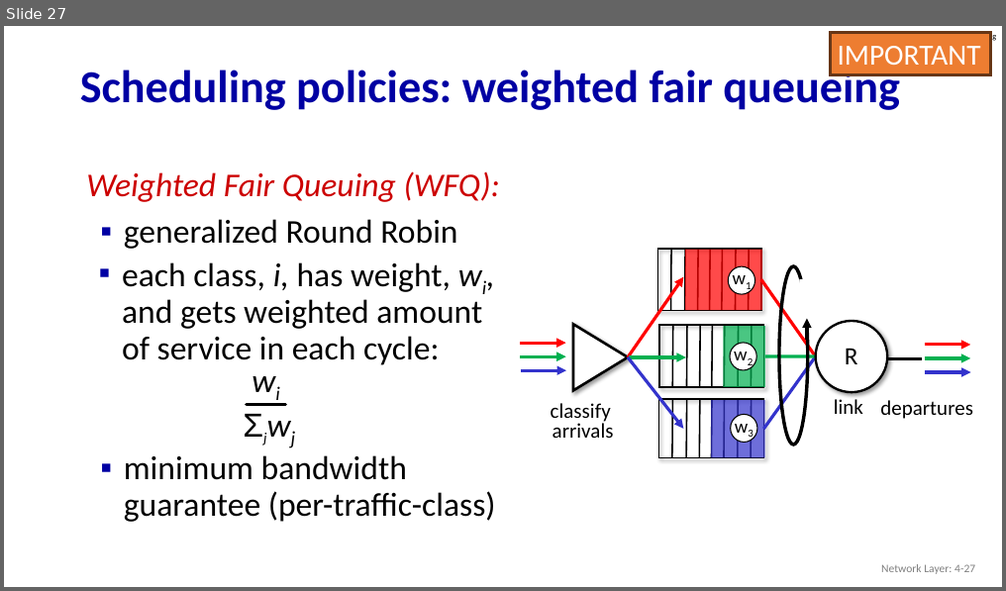
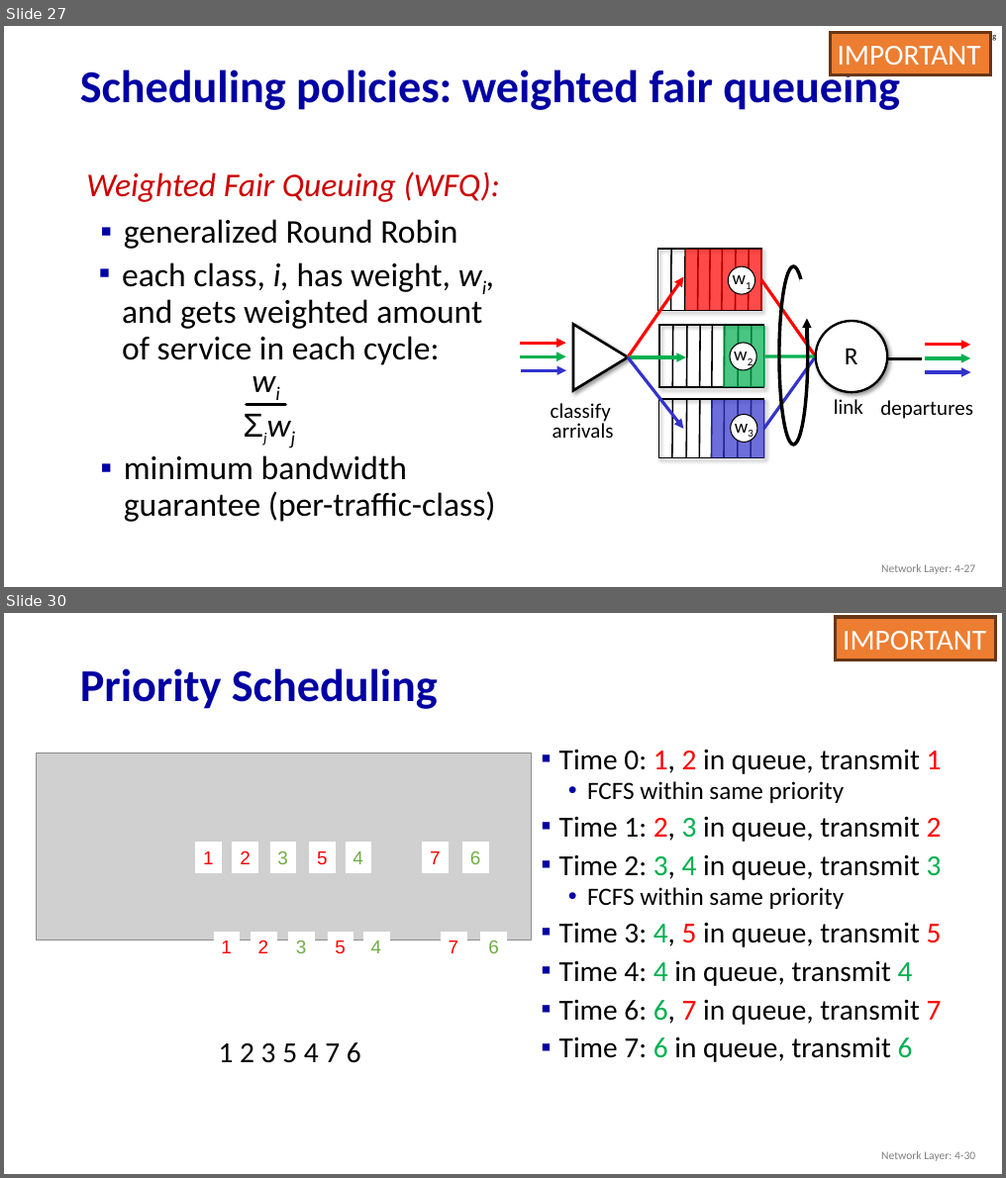
Before and after one commit to guhofstra/CSC175, a slide deck: PPTs/4.2 Whats Inside a Router.pptx. Shown one above the other, each under a label of ours: slide 27 before the commit, slides 27 and 30 after it; the slides between them are not shown. The pictures are 1006x591 and 1006x1178 pixels, drawn with LibreOffice and Linux fonts; fonts in the diff are those of the drawing; grey boxes stand for pictures. Boxes give left, top, right and bottom in pixels: in the first picture for what was removed or moved away, otherwise in the second. Text is boxed around its words. In the diff, an @@ line names an element or a change of style, - is before the commit and + after.

```diff
--- a/PPTs/4.2 Whats Inside a Router.pptx
+++ b/PPTs/4.2 Whats Inside a Router.pptx
@@ slide 30 added at box(4, 613, 1002, 1174), background #FFFFFF; not listed: 1 template element that a slide beside it also shows @@
@@ rectangle added at box(836, 617, 996, 660), fill #ED7D31, outline #683715 3 pt, 28 pt, text #FFFFFF @@
+IMPORTANT
@@ title added at box(80, 668, 438, 709), 44 pt, text #0000A3, bold @@
+Priority Scheduling
@@ picture added at box(37, 753, 531, 940) @@
@@ text added at box(559, 749, 942, 1062), 28 pt, text #000000 @@
+▪ Time 0: 1, 2 in queue, transmit 1
+  • FCFS within same priority
+▪ Time 1: 2, 3 in queue, transmit 2
+▪ Time 2: 3, 4 in queue, transmit 3
+  • FCFS within same priority
+▪ Time 3: 4, 5 in queue, transmit 5
+▪ Time 4: 4 in queue, transmit 4
+▪ Time 6: 6, 7 in queue, transmit 7
+▪ Time 7: 6 in queue, transmit 6
@@ rectangle added at box(196, 842, 221, 872), fill #FFFFFF, outline #FFFFFF 0.75 pt, 18 pt, text #FF0000 @@
+1
@@ rectangle added at box(233, 842, 257, 872), fill #FFFFFF, outline #FFFFFF 0.75 pt, 18 pt, text #FF0000 @@
+2
@@ rectangle added at box(270, 842, 296, 872), fill #FFFFFF, outline #FFFFFF 0.75 pt, 18 pt, text #70AD47 @@
+3
@@ rectangle added at box(310, 842, 335, 872), fill #FFFFFF, outline #FFFFFF 0.75 pt, 18 pt, text #FF0000 @@
+5
@@ rectangle added at box(346, 842, 371, 872), fill #FFFFFF, outline #FFFFFF 0.75 pt, 18 pt, text #70AD47 @@
+4
@@ rectangle added at box(423, 842, 448, 872), fill #FFFFFF, outline #FFFFFF 0.75 pt, 18 pt, text #FF0000 @@
+7
@@ rectangle added at box(463, 842, 488, 872), fill #FFFFFF, outline #FFFFFF 0.75 pt, 18 pt, text #70AD47 @@
+6
@@ rectangle added at box(214, 932, 239, 961), fill #FFFFFF, outline #FFFFFF 0.75 pt, 18 pt, text #FF0000 @@
+1
@@ rectangle added at box(252, 932, 276, 961), fill #FFFFFF, outline #FFFFFF 0.75 pt, 18 pt, text #FF0000 @@
+2
@@ rectangle added at box(288, 932, 314, 961), fill #FFFFFF, outline #FFFFFF 0.75 pt, 18 pt, text #70AD47 @@
+3
@@ rectangle added at box(328, 932, 352, 961), fill #FFFFFF, outline #FFFFFF 0.75 pt, 18 pt, text #FF0000 @@
+5
@@ rectangle added at box(364, 932, 389, 961), fill #FFFFFF, outline #FFFFFF 0.75 pt, 18 pt, text #70AD47 @@
+4
@@ rectangle added at box(441, 932, 466, 961), fill #FFFFFF, outline #FFFFFF 0.75 pt, 18 pt, text #FF0000 @@
+7
@@ rectangle added at box(481, 932, 506, 961), fill #FFFFFF, outline #FFFFFF 0.75 pt, 18 pt, text #70AD47 @@
+6
@@ text added at box(219, 1043, 361, 1063), 28 pt, text #000000 @@
+1 2 3 5 4 7 6
@@ text added at box(881, 1152, 975, 1161), 11 pt, text #808080 @@
+Network Layer: 4-30
```
Also in this commit, not shown: 3 other slides added, 10 other files.
